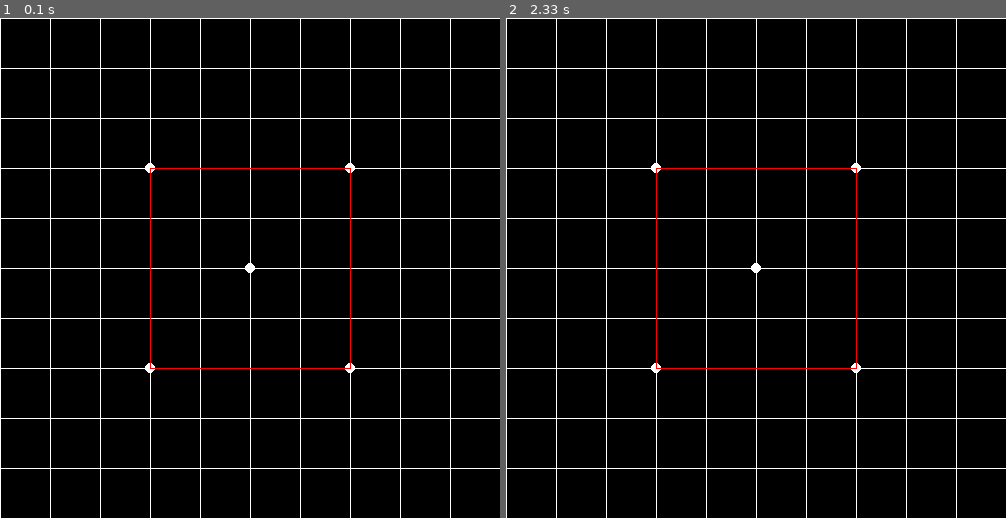
Above: before the commit, frames 1-2 (left to right).
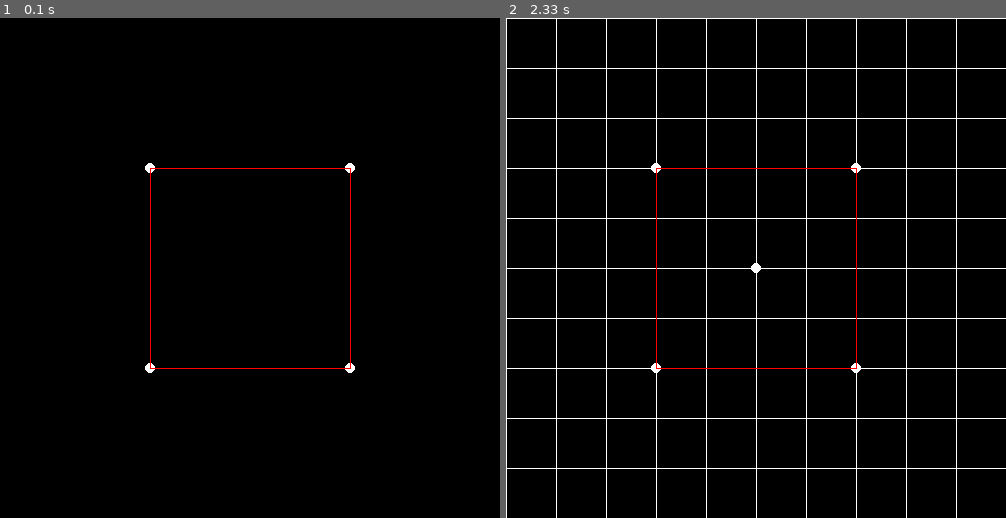
Above: after the commit, the same moments.

Repository: Dasani1/Pygame-Torture
Game: pygame game, started from TwoD.py
Two runs of this game, one before a commit and one after it. Both use one fixed random seed, a clock stepped at 60 frames per second and the inputs below.
Inputs:
- Up to frame 1 (0.1 s): no input
- Up to frame 2 (2.33 s): tap Enter at 0.33, 2 s; tap Space at 0.67 s

The runs differ from the first frame. In frame 1, 3.6% of the frame differs, in the area x 0-100%, y 0-100%; in frame 2, nothing differs.

Commit message:
Toggled showing the graph on and off with the M key

Diff:
--- a/TwoD.py
+++ b/TwoD.py
@@ -113,6 +113,7 @@
 test = Connect(x1,x3)
 
 graph = Grid()
+show = False
 
 running = True
 while running:
@@ -124,6 +125,10 @@
                 pass
         elif event.type == pygame.MOUSEBUTTONUP:
             pass
+        if event.type == pygame.KEYUP:
+            if event.key == "m" or "M":
+                show = not show
+
 
     #clear the screen
     screen.fill(BLACK)
@@ -132,7 +137,8 @@
     # YOUR CODE HERE
 
     sized = pygame.display.get_window_size()
-    graph.draw()
+    if show:
+        graph.draw()
     for x in Square:
         x.update()
         x.draw()
